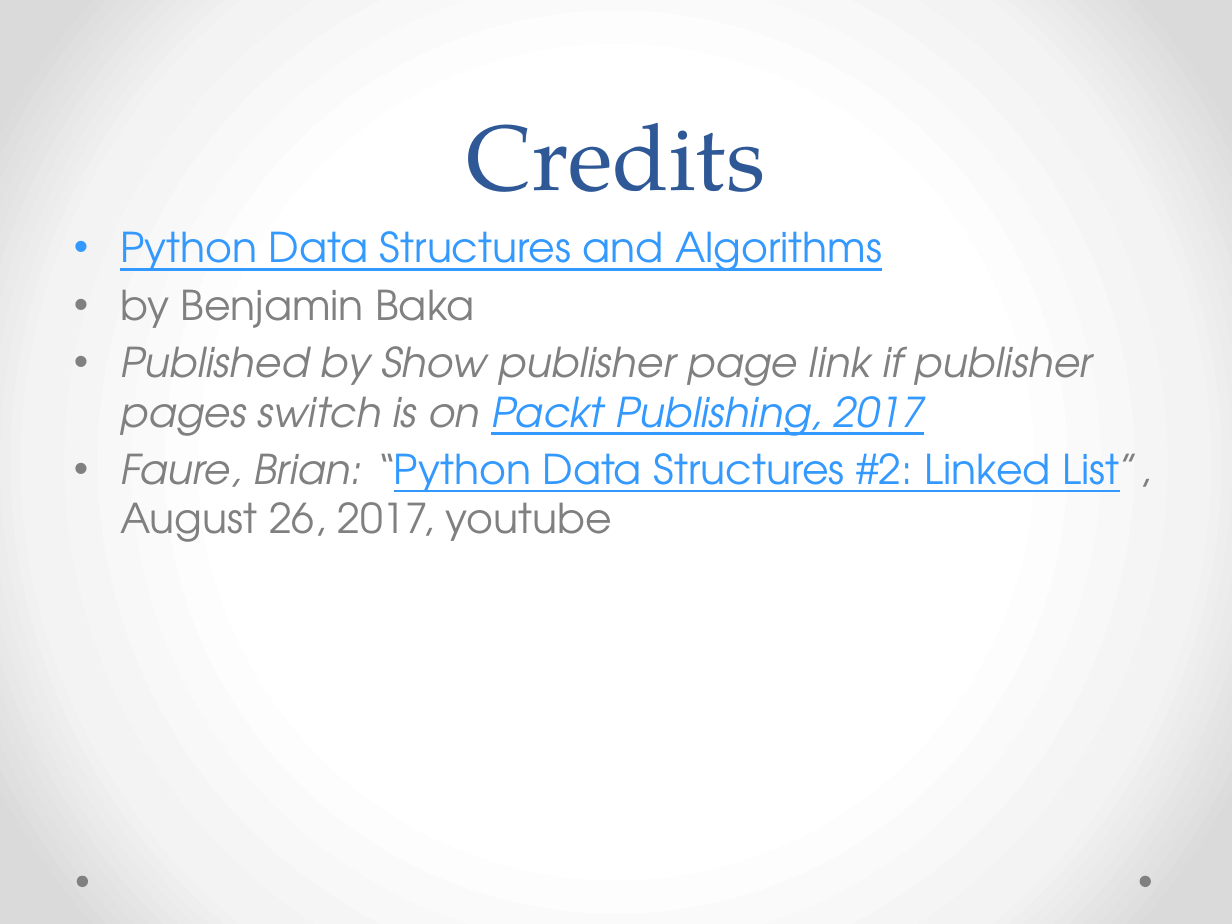
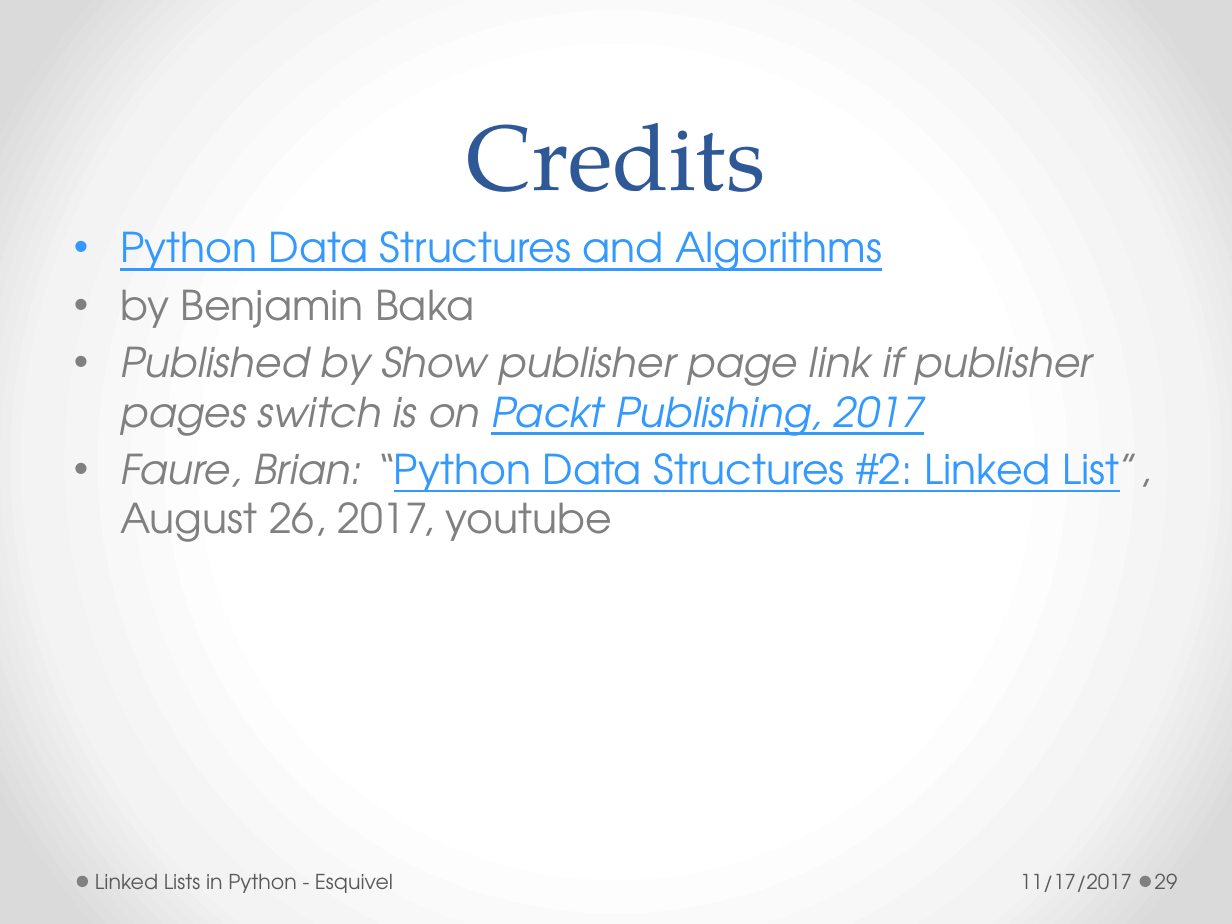
Before and after one commit to redsunsetrose/linked-Lists, a slide deck: slide 29 of LinkedLists.pptx (slide 25 before the commit). Drawn at 1232x924 pixels with LibreOffice and Linux fonts; fonts in the diff are those of the drawing. Boxes give left, top, right and bottom in pixels: in the first picture for what was removed or moved away, otherwise in the second. Text is boxed around its words. In the diff, an @@ line names an element or a change of style, - is before the commit and + after.

```diff
--- a/LinkedLists.pptx
+++ b/LinkedLists.pptx
@@ text added at (x1=95, y1=874, x2=393, y2=893), 12 pt, text #595959 @@
+Linked Lists in Python - Esquivel
@@ text added at (x1=1020, y1=873, x2=1132, y2=892), 12 pt, text #595959 @@
+11/17/2017
@@ page number added at (x1=1155, y1=873, x2=1178, y2=889), 12 pt, text #595959 @@
+29
```
Also in this commit, not shown: 18 other slides changed, 10 slides added, 6 slides removed.
